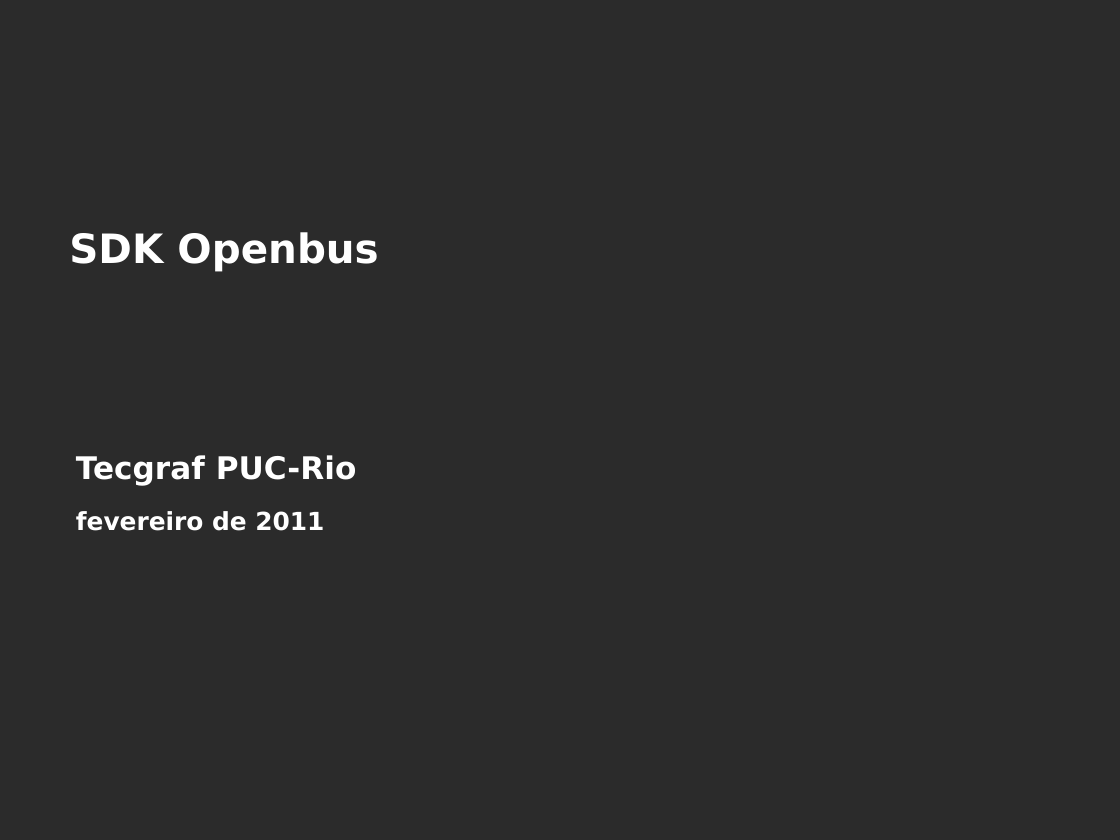
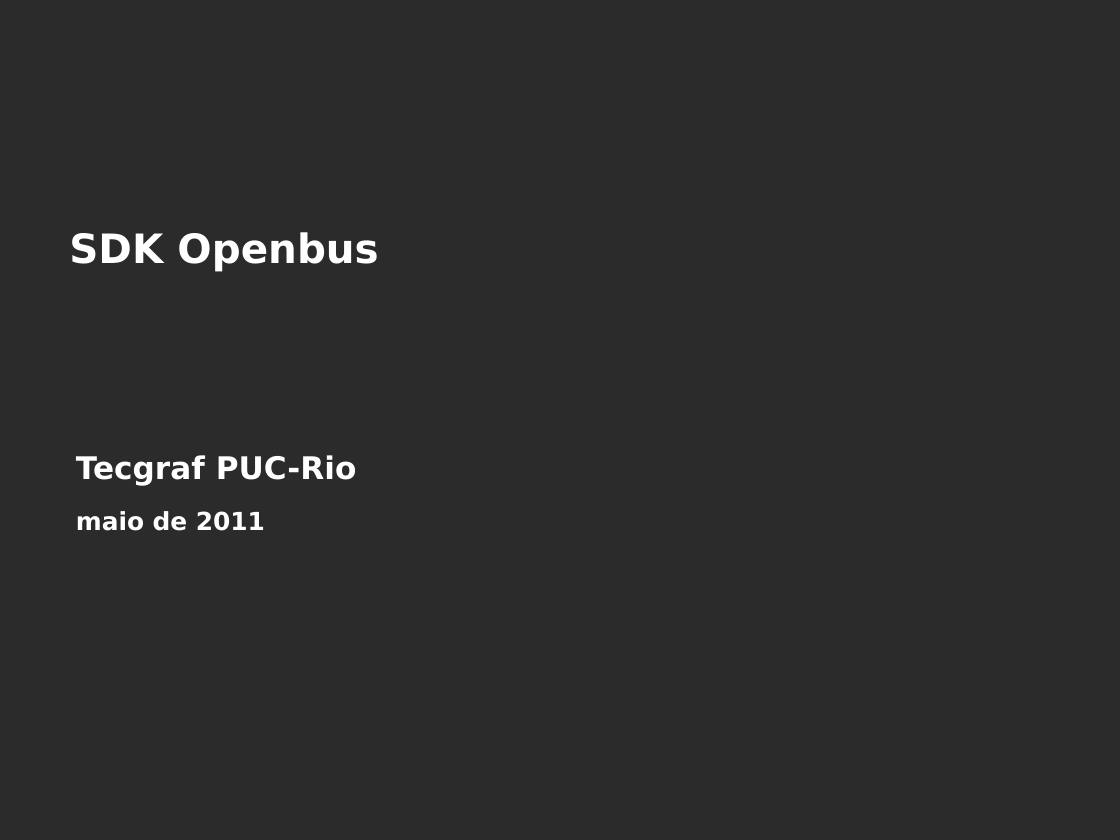
Before and after one commit to amadeubarbosa/openbus-core, a slide deck: slide 1 of docs/cursos/developer/9.SDK_Openbus.ppt. Drawn at 1120x840 pixels with LibreOffice and Linux fonts; fonts in the diff are those of the drawing; background and template pictures are left out; a plain dark background stands for a picture behind light text. Boxes give left, top, right and bottom in pixels: in the first picture for what was removed or moved away, otherwise in the second. Text is boxed around its words. In the diff, an @@ line names an element or a change of style, - is before the commit and + after.

```diff
--- a/docs/cursos/developer/9.SDK_Openbus.ppt
+++ b/docs/cursos/developer/9.SDK_Openbus.ppt
@@ text at box(76, 511, 265, 531): text changed @@
-fevereiro de 2011
+maio de 2011
```
Also in this commit, not shown: 3 other slides changed.
